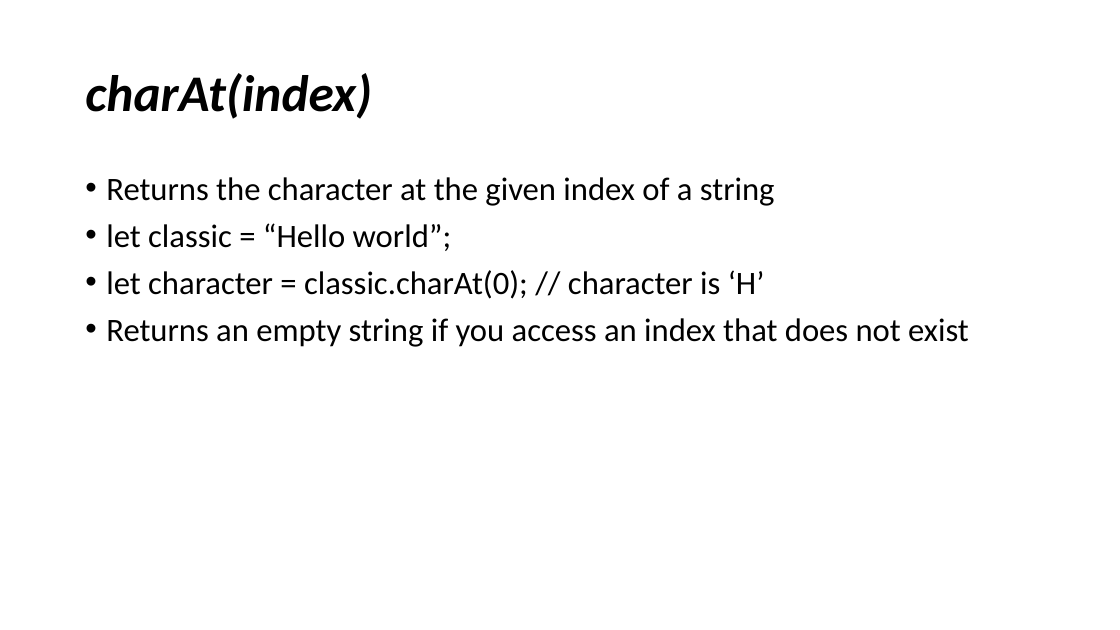
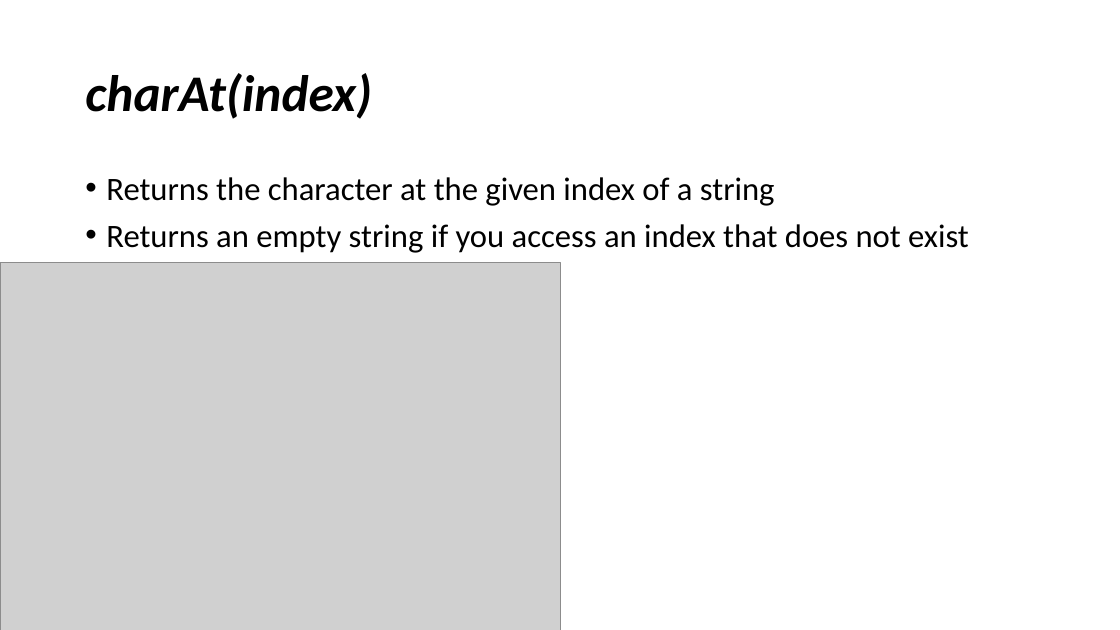
Before and after one commit to YWCANWIL-TechLab/Module4-DataTypes-Day1, a slide deck: slide 32 of slides/Strings.pptx (slide 34 before the commit). Drawn at 1120x630 pixels with LibreOffice and Linux fonts; fonts in the diff are those of the drawing; grey boxes stand for pictures. Boxes give left, top, right and bottom in pixels: in the first picture for what was removed or moved away, otherwise in the second. Text is boxed around its words. In the diff, an @@ line names an element or a change of style, - is before the commit and + after.

```diff
--- a/slides/Strings.pptx
+++ b/slides/Strings.pptx
@@ text at [106, 223, 765, 299]: paragraphs removed @@
-• let classic = “Hello world”;
-• let character = classic.charAt(0); // character is ‘H’
@@ picture added at [0, 262, 560, 630] @@
```
Also in this commit, not shown: 16 other slides changed, 1 slide added, 3 slides removed.
